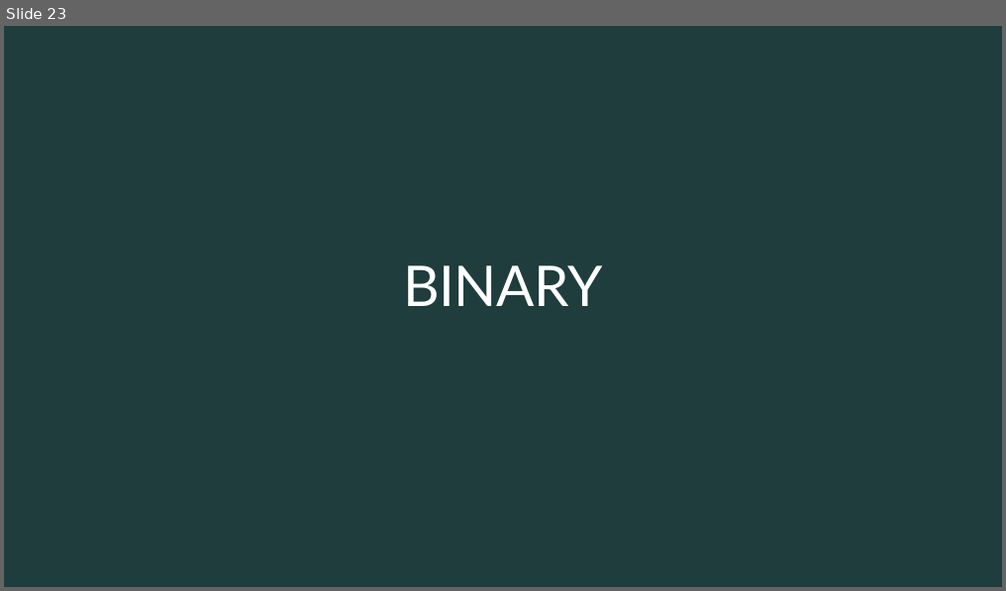
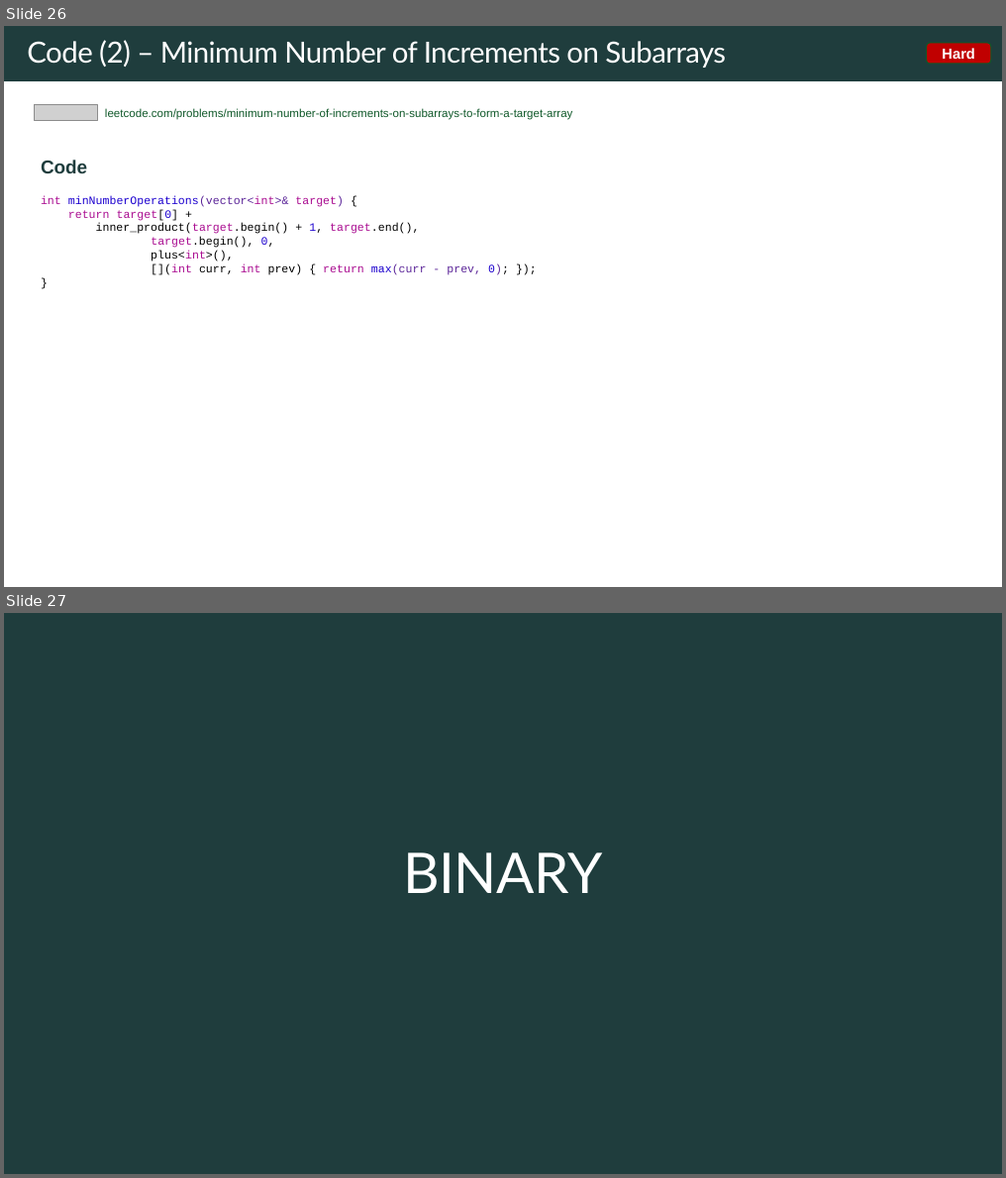
Before and after one commit to rfdavid/coding-interview-handbook-cpp, a slide deck: Algorithm and problem Solving Cheatsheet.pptm. Shown one above the other, each under a label of ours: slide 23 before the commit, slides 26 and 27 after it. The pictures are 1006x591 and 1006x1178 pixels, drawn with LibreOffice and Linux fonts; fonts in the diff are those of the drawing; grey boxes stand for pictures. Boxes give left, top, right and bottom in pixels: in the first picture for what was removed or moved away, otherwise in the second. Text is boxed around its words. In the diff, an @@ line names an element or a change of style, - is before the commit and + after.

Commit message:
added leetcode problem 1526

```diff
--- a/Algorithm and problem Solving Cheatsheet.pptm
+++ b/Algorithm and problem Solving Cheatsheet.pptm
@@ slide 26 added at bbox=[4, 26, 1002, 587], background #FFFFFF @@
@@ rectangle added at bbox=[4, 26, 1002, 81], fill #1F3D3D @@
@@ title added at bbox=[27, 40, 726, 68], 28 pt, text #FFFFFF @@
+Code (2) – Minimum Number of Increments on Subarrays
@@ rounded rectangle added at bbox=[927, 43, 991, 64], fill #C00000, outline #0F5829 1 pt, 14 pt, text #FFFFFF, bold @@
+Hard
@@ picture added at bbox=[34, 104, 98, 120] @@
@@ text added at bbox=[105, 108, 573, 120], 11 pt, text #0F5829 @@
+leetcode.com/problems/minimum-number-of-increments-on-subarrays-to-form-a-target-array
@@ text added at bbox=[41, 160, 509, 275], 11 pt, text #000000 @@
+Code
+int minNumberOperations(vector<int>& target) {
+return target[0] +
+inner_product(target.begin() + 1, target.end(),
+target.begin(), 0,
+plus<int>(),
+[](int curr, int prev) { return max(curr - prev, 0); });
+}
@@ what was slide 23 is now slide 27 @@
```
Also in this commit, not shown: 3 slides changed, 3 other slides added, 13 other files.
